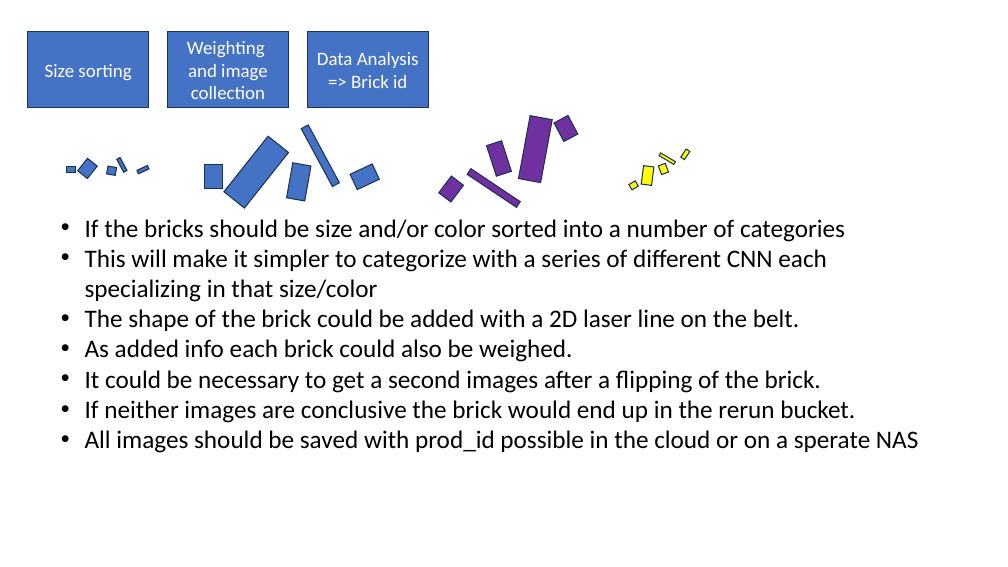
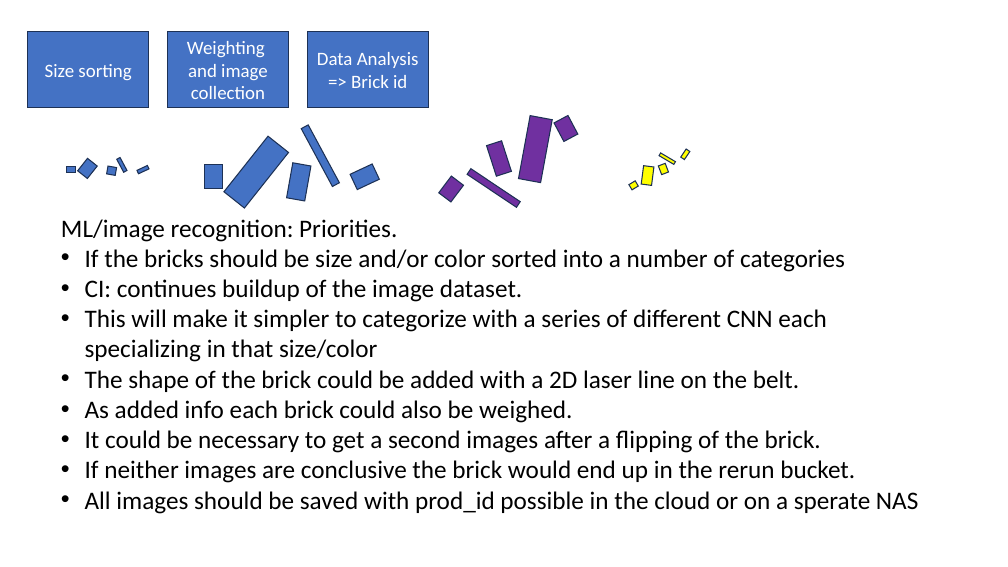
Before and after one commit to GitJakobE/Lego_case, a slide deck: slide 4 of docs/Lego case assignment.pptx (slide 3 before the commit). Drawn at 1008x567 pixels with LibreOffice and Linux fonts; fonts in the diff are those of the drawing. Boxes give left, top, right and bottom in pixels: in the first picture for what was removed or moved away, otherwise in the second. Text is boxed around its words. In the diff, an @@ line names an element or a change of style, - is before the commit and + after.

```diff
--- a/docs/Lego case assignment.pptx
+++ b/docs/Lego case assignment.pptx
@@ text at bbox=[61, 219, 397, 242]: paragraph added @@
+ML/image recognition: Priorities.
@@ text at bbox=[85, 279, 522, 302]: paragraph added @@
+• CI: continues buildup of the image dataset.
```
Also in this commit, not shown: 1 other slide changed, 2 slides added.
